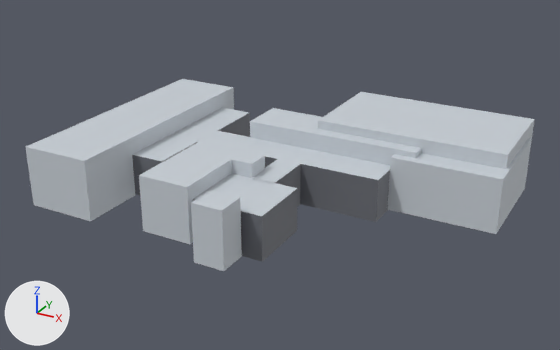
Renders of the Blender file Version Zero/Assets/Models/Environment/_Level 3.blend from each side of a commit.
Camera for both pictures: a 50 mm camera at (105.9, -175.0, 84.8) aimed at (10.0, -0.7, -2.4). Arrows for +X, +Y and +Z are at lower left; the lights stay in place. The first picture is the older version. The same objects are shown in both versions, whatever each file hides.

Script lines for the objects in view, before the commit:
```python
ob_floor = bpy.data.objects.new('Floor', me_scene_002)
ob_floor.location = (13.5, -24.7, -3.6)
ob_floor.rotation_euler = (1.571, 0.0, 1.571)  # degrees (90, 0, 90)
ob_floor.scale = (0.181, 0.122, 0.197)
ob_floor_3 = bpy.data.objects.new('Floor_3', me_scene_002)
ob_floor_3.location = (5.6, 4.3, -3.6)
ob_floor_3.rotation_euler = (1.571, 0.0, 1.571)  # degrees (90, 0, 90)
ob_floor_3.scale = (0.109, 0.122, 0.675)
ob_wall__12 = bpy.data.objects.new('Wall__12_', me_scene_002)
ob_wall__12.location = (-3.7, -24.2, -1.4)
ob_wall__12.rotation_euler = (1.571, 0.0, 1.571)  # degrees (90, 0, 90)
ob_wall__12.scale = (0.231, 0.157, 0.147)
ob_wall__13 = bpy.data.objects.new('Wall__13_', me_scene_002)
ob_wall__13.location = (14.2, -39.3, -1.0)
ob_wall__13.rotation_euler = (1.571, 0.0, 1.571)  # degrees (90, 0, 90)
ob_wall__13.scale = (0.0794, 0.158, 0.0846)
ob_wall__15 = bpy.data.objects.new('Wall__15_', me_scene_002)
ob_wall__15.location = (41.4, 29.2, 0.1)
ob_wall__15.rotation_euler = (1.571, 0.0, 3.142)  # degrees (90, 0, 180)
ob_wall__15.scale = (0.539, 0.198, 0.309)
ob_wall__18 = bpy.data.objects.new('Wall__18_', me_scene_002)
ob_wall__18.location = (54.4, 22.9, -1.7)
ob_wall__18.rotation_euler = (1.571, 0.0, 3.142)  # degrees (90, 0, 180)
ob_wall__18.scale = (0.298, 0.154, 0.32)
ob_wall__21 = bpy.data.objects.new('Wall__21_', me_scene_002)
ob_wall__21.location = (19.9, 16.6, -1.0)
ob_wall__21.rotation_euler = (1.571, 0.0, 3.142)  # degrees (90, 0, 180)
ob_wall__21.scale = (0.513, 0.169, 0.139)
ob_wall__22 = bpy.data.objects.new('Wall__22_', me_scene_002)
ob_wall__22.location = (-0.6, -12.3, -1.8)
ob_wall__22.rotation_euler = (1.571, 0.0, 1.571)  # degrees (90, 0, 90)
ob_wall__22.scale = (0.0659, 0.165, 0.211)
ob_wall__4 = bpy.data.objects.new('Wall__4_', me_scene_002)
ob_wall__4.location = (-38.1, -0.6, -1.2)
ob_wall__4.rotation_euler = (1.571, 0.0, 1.571)  # degrees (90, 0, 90)
ob_wall__4.scale = (0.727, 0.175, 0.207)
# also in view: 'Floor_2' at (-22.7, 5.4, -3.6); 'Floor_1' at (13.1, -3.4, -3.6)
```
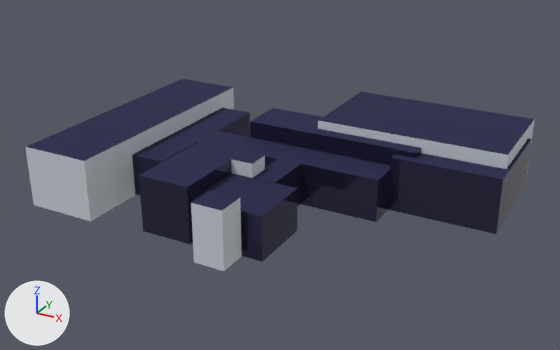
Boxes [x1, y1, x2, y2] around the edits, measured in the pictures (560 x 350 px):
```json
{"part": 1, "of": "me_scene_002", "change": "recoloured", "before": [26, 88, 534, 262], "after": [26, 88, 534, 262], "on screen": "grey to blue"}
{"part": 2, "of": "me_scene_002", "change": "recoloured", "before": [26, 79, 534, 216], "after": [26, 79, 534, 216], "on screen": "grey to blue"}
```

The change, as JSON lines over the scene's bpy script:
```json
{"block": "me_scene_002", "where": "me_scene_002.from_pydata(...)  # 8 vertices, 12 faces; spans x -50.0..50.0, y -50.0..50.0, z -50.0..50.0"}
{"block": "me_scene_002", "where": "# used by ob_floor; location = (13.5, -24.7, -3.6); rotation_euler = (1.571, 0.0, 1.571), in degrees (90, 0, 90); scale = (0.181, 0.122, 0.197)"}
{"block": "me_scene_002", "change": "me_scene_002 part 1: all 10 faces that had it switch from mat_floor (grey #6b6d74) to mat_dark_metal (dark blue #3d3b59)"}
{"block": "me_scene_002", "change": "me_scene_002 part 2: all 2 faces that had it switch from mat_floor_top (light grey #cad1d8) to mat_dark_matte (dark blue #1f1f48)"}
{"op": "remove", "block": "ob_wall__12", "code": "ob_wall__12.material_slots[0].link = 'OBJECT'; ob_wall__12.material_slots[0].material = mat_floor_top  # light grey #cad1d8"}
{"op": "add", "block": "ob_wall__12", "code": "ob_wall__12.material_slots[0].link = 'OBJECT'; ob_wall__12.material_slots[0].material = mat_dark_metal  # dark blue #3d3b59"}
{"op": "remove", "block": "ob_wall__18", "code": "ob_wall__18.material_slots[0].link = 'OBJECT'; ob_wall__18.material_slots[0].material = mat_floor_top  # light grey #cad1d8"}
{"op": "add", "block": "ob_wall__18", "code": "ob_wall__18.material_slots[0].link = 'OBJECT'; ob_wall__18.material_slots[0].material = mat_dark_metal  # dark blue #3d3b59"}
{"op": "remove", "block": "ob_wall__21", "code": "ob_wall__21.material_slots[0].link = 'OBJECT'; ob_wall__21.material_slots[0].material = mat_floor_top  # light grey #cad1d8"}
{"op": "add", "block": "ob_wall__21", "code": "ob_wall__21.material_slots[0].link = 'OBJECT'; ob_wall__21.material_slots[0].material = mat_dark_metal  # dark blue #3d3b59"}
```
